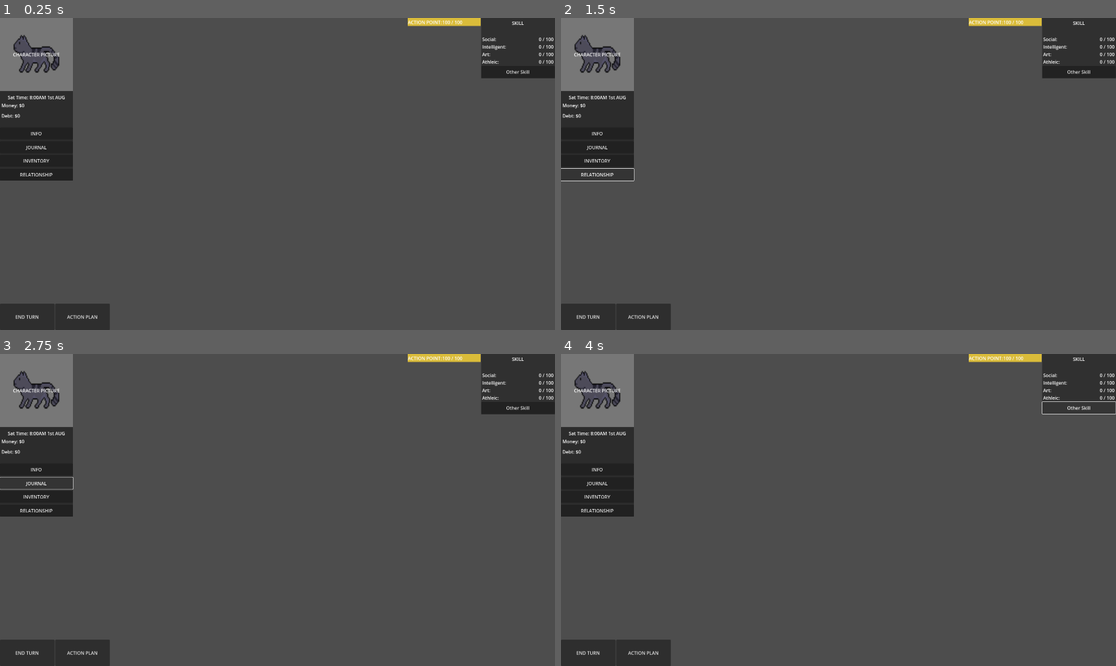
Above: before the commit, frames 1-4 (two rows, left to right).
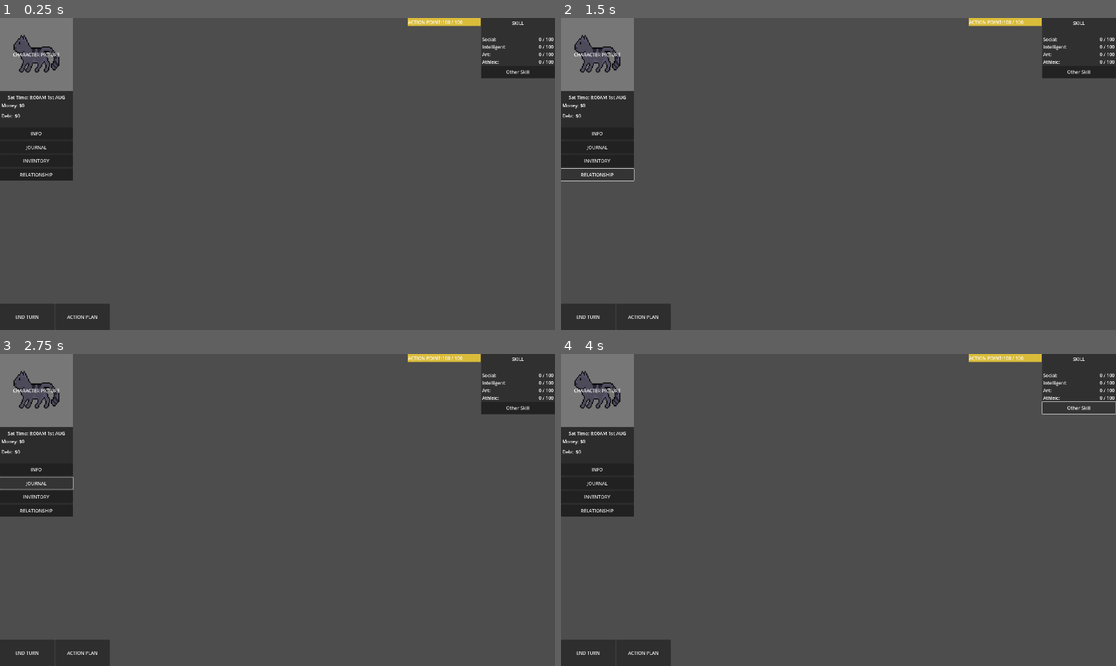
Above: after the commit, the same moments.

Repository: New123456789010/Super-Bitlife-Project
Game: Godot game, scene res://UI/default.tscn
The game is run twice, just before and just after one commit, with the same random seed, the same clock (stepped at 60 frames per second) and the same inputs. The project has no main scene, so this scene is started directly.
Inputs:
- Up to frame 1 (0.25 s): no input
- Up to frame 2 (1.5 s): click "INVENTORY" at 0.5 s; click "RELATIONSHIP" at 1.25 s
- Up to frame 3 (2.75 s): click "JOURNAL" at 2 s
- Up to frame 4 (4 s): click "INFO" at 2.75 s; click "Other Skill" at 3.5 s

The runs differ from the first frame. In frame 1, 0.3% of the frame differs, in the area x 0-100%, y 0-97%; in frame 2, 0.3%; in frame 3, 0.3%; in frame 4, 0.3%.

Commit message:
protrait_ui

Diff:
--- /dev/null
+++ b/ui-project/UI/9_by_16 resolution.tscn
@@ -0,0 +1,121 @@
+[gd_scene load_steps=8 format=3 uid="uid://dcb6ipk4klja1"]
+
+[ext_resource type="Texture2D" uid="uid://denp4d4ehwnps" path="res://assets/background_PNGs/pixel_art_Early_20th_century_o (1).jpeg" id="1_eaidv"]
+[ext_resource type="Texture2D" uid="uid://c75kn82n35gad" path="res://assets/ui_assets/SpriteSheet.png" id="1_kngm5"]
+
+[sub_resource type="AtlasTexture" id="AtlasTexture_eaidv"]
+atlas = ExtResource("1_kngm5")
+region = Rect2(507, 1131, 25, 22)
+
+[sub_resource type="StyleBoxTexture" id="StyleBoxTexture_kngm5"]
+texture = SubResource("AtlasTexture_eaidv")
+texture_margin_left = 3.0
+texture_margin_top = 3.0
+texture_margin_right = 3.0
+texture_margin_bottom = 5.0
+
+[sub_resource type="AtlasTexture" id="AtlasTexture_6yjjb"]
+atlas = ExtResource("1_kngm5")
+region = Rect2(282, 1463, 173, 49)
+
+[sub_resource type="StyleBoxTexture" id="StyleBoxTexture_lm2w6"]
+texture = SubResource("AtlasTexture_6yjjb")
+texture_margin_left = 5.0
+texture_margin_top = 4.0
+texture_margin_right = 4.0
+texture_margin_bottom = 5.0
+
+[sub_resource type="Theme" id="Theme_nv067"]
+main_action_button/base_type = &"Button"
+main_action_button/styles/normal = SubResource("StyleBoxTexture_kngm5")
+main_action_panel/base_type = &"PanelContainer"
+main_action_panel/styles/panel = SubResource("StyleBoxTexture_lm2w6")
+
+[node name="9By16Resolution" type="Control"]
+layout_mode = 3
+anchors_preset = 15
+anchor_right = 1.0
+anchor_bottom = 1.0
+grow_horizontal = 2
+grow_vertical = 2
+
+[node name="SubViewportContainer" type="SubViewportContainer" parent="."]
+custom_minimum_size = Vector2(540, 960)
+layout_mode = 1
+anchors_preset = 8
+anchor_left = 0.5
+anchor_top = 0.5
+anchor_right = 0.5
+anchor_bottom = 0.5
+offset_left = -20.0
+offset_top = -20.0
+offset_right = 20.0
+offset_bottom = 20.0
+grow_horizontal = 2
+grow_vertical = 2
+
+[node name="SubViewport" type="SubViewport" parent="SubViewportContainer"]
+handle_input_locally = false
+size = Vector2i(540, 960)
+render_target_update_mode = 4
+
+[node name="Control" type="Control" parent="SubViewportContainer/SubViewport"]
+layout_mode = 3
+anchors_preset = 15
+anchor_right = 1.0
+anchor_bottom = 1.0
+grow_horizontal = 2
+grow_vertical = 2
+theme = SubResource("Theme_nv067")
+
+[node name="TextureRect" type="TextureRect" parent="SubViewportContainer/SubViewport/Control"]
+layout_mode = 1
+anchors_preset = 15
+anchor_right = 1.0
+anchor_bottom = 1.0
+grow_horizontal = 2
+grow_vertical = 2
+texture = ExtResource("1_eaidv")
+
+[node name="PanelContainer" type="PanelContainer" parent="SubViewportContainer/SubViewport/Control"]
+custom_minimum_size = Vector2(0, 99)
+layout_mode = 1
+anchors_preset = -1
+anchor_left = 0.1
+anchor_top = 1.0
+anchor_right = 0.9
+anchor_bottom = 1.0
+offset_bottom = -20.0
+grow_horizontal = 2
+grow_vertical = 0
+theme_type_variation = &"main_action_panel"
+
+[node name="HBoxContainer" type="HBoxContainer" parent="SubViewportContainer/SubViewport/Control/PanelContainer"]
+layout_mode = 2
+size_flags_horizontal = 4
+size_flags_vertical = 4
+theme_override_constants/separation = 14
+
+[node name="Button" type="Button" parent="SubViewportContainer/SubViewport/Control/PanelContainer/HBoxContainer"]
+custom_minimum_size = Vector2(110, 50)
+layout_mode = 2
+theme_type_variation = &"main_action_button"
+theme_override_colors/font_color = Color(0.01365, 0.00719562, 0.000517325, 1)
+theme_override_font_sizes/font_size = 24
+text = "Stats"
+
+[node name="Button2" type="Button" parent="SubViewportContainer/SubViewport/Control/PanelContainer/HBoxContainer"]
+custom_minimum_size = Vector2(110, 50)
+layout_mode = 2
+theme_type_variation = &"main_action_button"
+theme_override_colors/font_color = Color(0.01365, 0.00719562, 0.000517325, 1)
+theme_override_font_sizes/font_size = 24
+text = "Action"
+
+[node name="Button3" type="Button" parent="SubViewportContainer/SubViewport/Control/PanelContainer/HBoxContainer"]
+custom_minimum_size = Vector2(110, 50)
+layout_mode = 2
+theme_type_variation = &"main_action_button"
+theme_override_colors/font_color = Color(0.01365, 0.00719562, 0.000517325, 1)
+theme_override_font_sizes/font_size = 24
+text = "Relation"
--- a/ui-project/UI/default.tscn
+++ b/ui-project/UI/default.tscn
@@ -1,6 +1,6 @@
 [gd_scene load_steps=2 format=3 uid="uid://dgy341t3xqov"]
 
-[ext_resource type="Texture2D" uid="uid://dyheg6cfgi4wx" path="res://PIC/Cat.png" id="1_ki7pe"]
+[ext_resource type="Texture2D" uid="uid://dyheg6cfgi4wx" path="res://assets/PIC/Cat.png" id="1_ki7pe"]
 
 [node name="UI" type="Control"]
 layout_mode = 3
--- a/ui-project/project.godot
+++ b/ui-project/project.godot
@@ -18,3 +18,7 @@
 
 window/size/viewport_width=1920
 window/size/viewport_height=1080
+
+[rendering]
+
+textures/canvas_textures/default_texture_filter=0
Renamed: ui-project/PIC/Cat.png -> ui-project/assets/PIC/Cat.png
Not shown, changed: ui-project/assets/PIC/Cat.png.import
Binary file added: ui-project/assets/background_PNGs/pixel_art_Early_20th_century_o (1).jpeg
Not shown, added: ui-project/assets/background_PNGs/pixel_art_Early_20th_century_o (1).jpeg.import
Binary file added: ui-project/assets/ui_assets/SpriteSheet.png
Not shown, added: ui-project/assets/ui_assets/SpriteSheet.png.import
